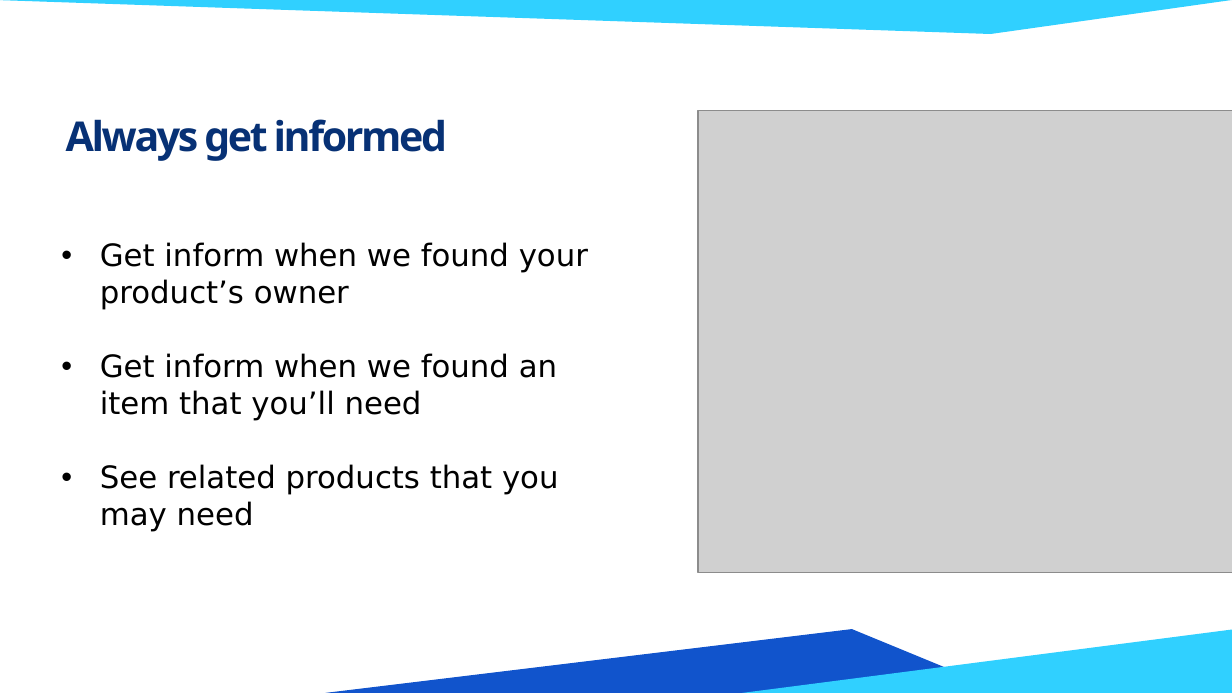
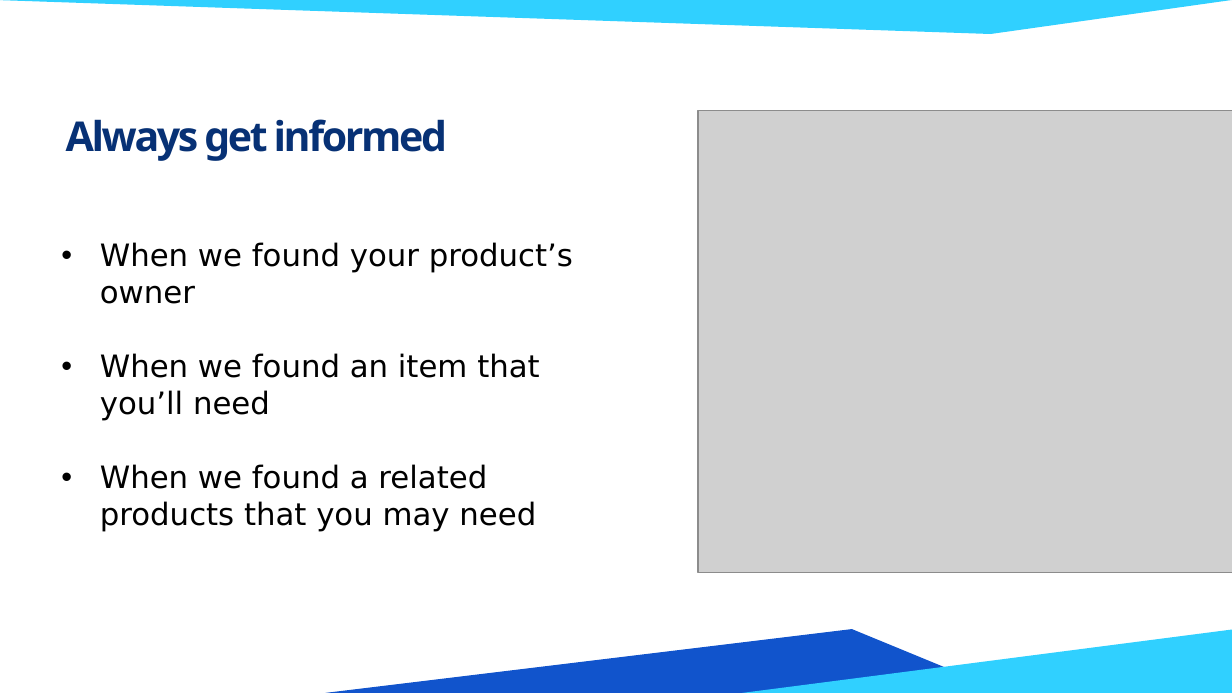
Before and after one commit to HenryHeng91/NU-Fast-Buy-and-Sell-APP, a slide deck: slide 14 of Documentation/NU E-Commerce Slide.pptx. Drawn at 1232x693 pixels with LibreOffice and Linux fonts; fonts in the diff are those of the drawing; grey boxes stand for pictures; background and template pictures are left out. Boxes give left, top, right and bottom in pixels: in the first picture for what was removed or moved away, otherwise in the second. Text is boxed around its words. In the diff, an @@ line names an element or a change of style, - is before the commit and + after.

```diff
--- a/Documentation/NU E-Commerce Slide.pptx
+++ b/Documentation/NU E-Commerce Slide.pptx
@@ text at [100, 242, 573, 532]: text changed @@
-• Get inform when we found your product’s owner
-• Get inform when we found an item that you’ll need
-• See related products that you may need
+• When we found your product’s owner
+• When we found an item that you’ll need
+• When we found a related products that you may need
```
Also in this commit, not shown: 3 other slides changed, 5 other files.
